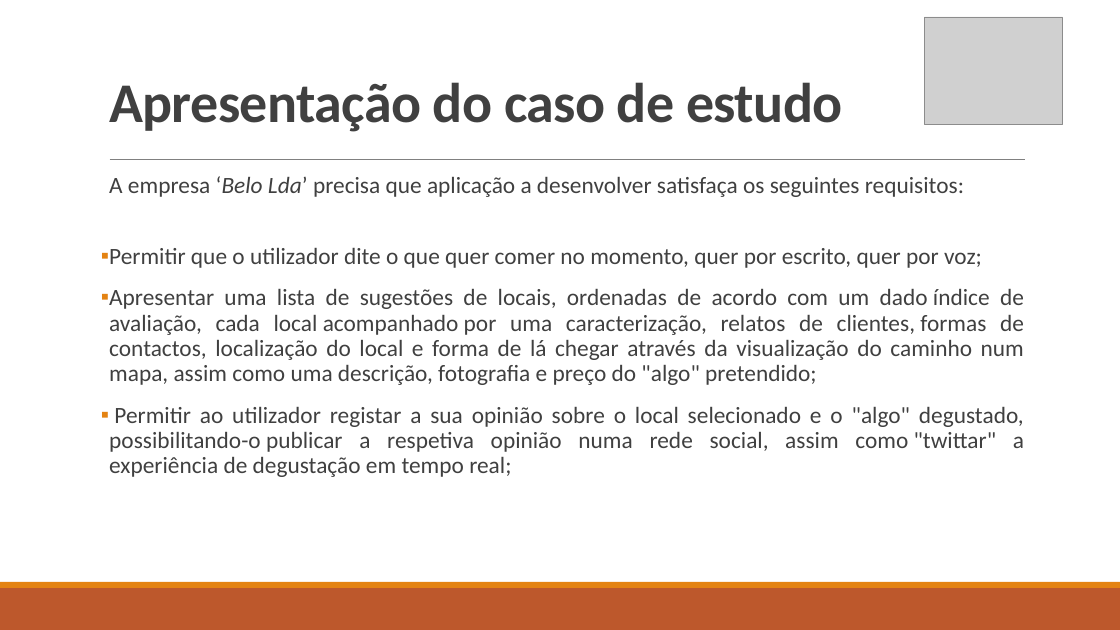
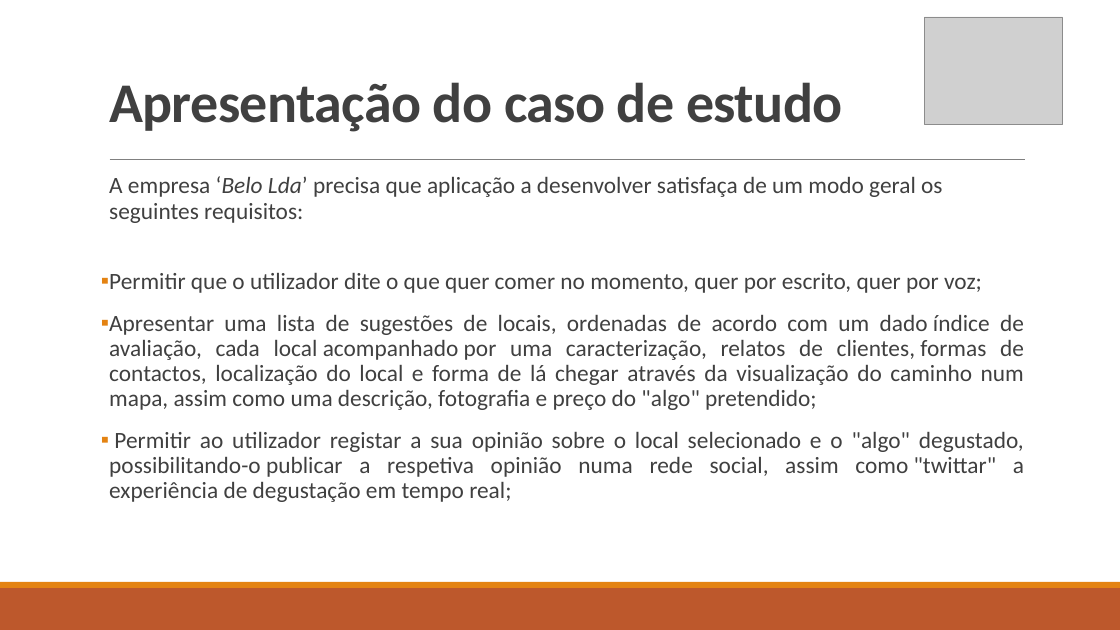
Before and after one commit to natawild/LI4-16-17, a slide deck: slide 4 of Etapa1/Apresentação1fase.pptx. Drawn at 1120x630 pixels with LibreOffice and Linux fonts; fonts in the diff are those of the drawing; grey boxes stand for pictures. Boxes give left, top, right and bottom in pixels: in the first picture for what was removed or moved away, otherwise in the second. Text is boxed around its words. In the diff, an @@ line names an element or a change of style, - is before the commit and + after.

```diff
--- a/Etapa1/Apresentação1fase.pptx
+++ b/Etapa1/Apresentação1fase.pptx
@@ text at (109, 176, 942, 223): text changed @@
-  A empresa ‘Belo Lda’ precisa que aplicação a desenvolver satisfaça os seguintes requisitos:
+  A empresa ‘Belo Lda’ precisa que aplicação a desenvolver satisfaça de um modo geral os seguintes requisitos:
```
Also in this commit, not shown: 2 other slides changed.
